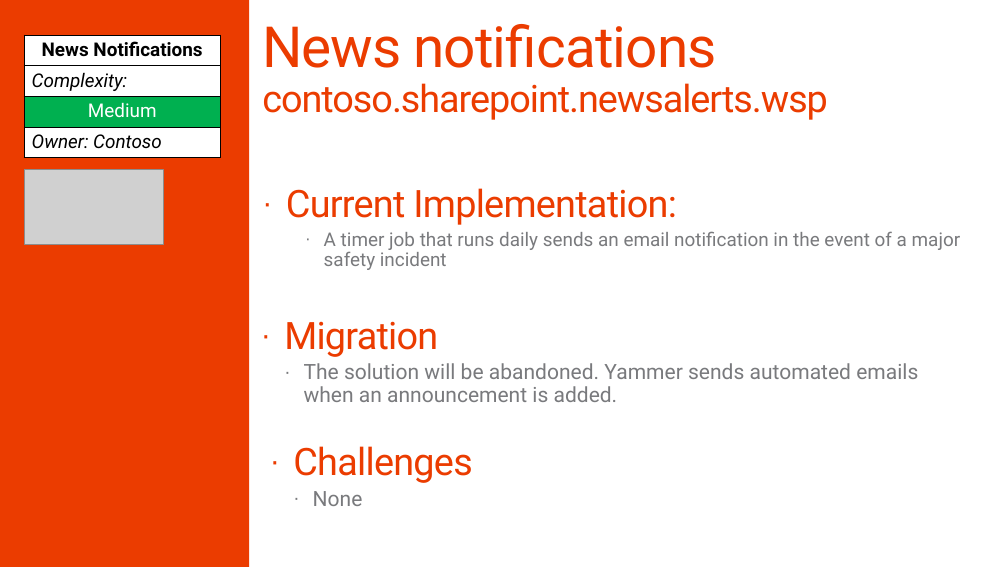
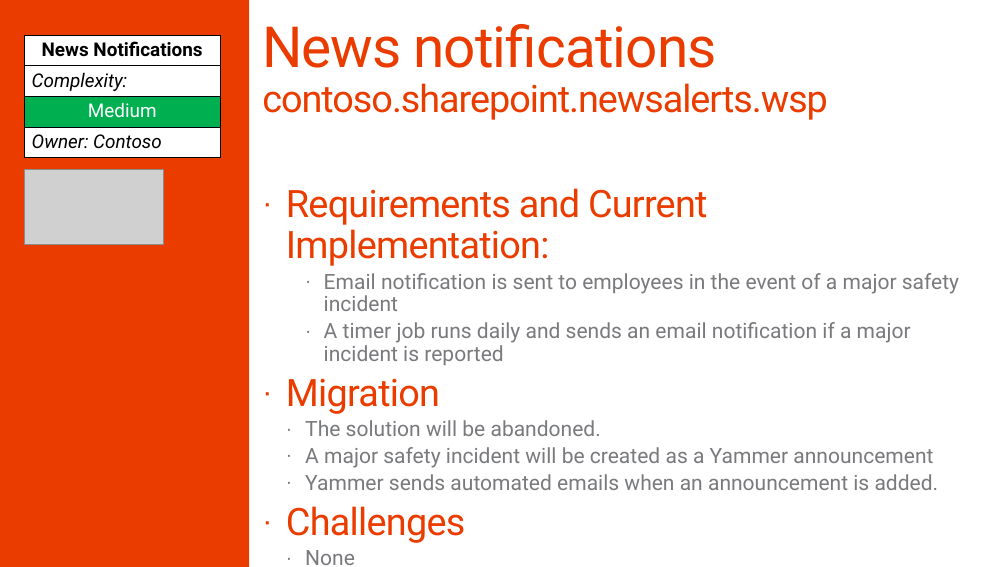
Before and after one commit to SharePoint/PnP-Guidance, a slide deck: slide 27 of PnP Transformation Process/Samples/PnP Transformation - Solution Assessment Report - Contoso.pptx. Drawn at 1008x567 pixels with LibreOffice and Linux fonts; fonts in the diff are those of the drawing; grey boxes stand for pictures; background and template pictures are left out. Boxes give left, top, right and bottom in pixels: in the first picture for what was removed or moved away, otherwise in the second. Text is boxed around its words. In the diff, an @@ line names an element or a change of style, - is before the commit and + after.

```diff
--- a/PnP Transformation Process/Samples/PnP Transformation - Solution Assessment Report - Contoso.pptx
+++ b/PnP Transformation Process/Samples/PnP Transformation - Solution Assessment Report - Contoso.pptx
@@ text at <box>286,188,959,490</box>: text changed; size 18 to 20 pt @@
-· Current Implementation:
-    · A timer job that runs daily sends an email notification in the event of a major safety incident
+· Requirements and Current Implementation:
+    · Email notification is sent to employees in the event of a major safety incident
+    · A timer job runs daily and sends an email notification if a major incident is reported
+· Migration
+  · The solution will be abandoned.
+  · A major safety incident will be created as a Yammer announcement
+  · Yammer sends automated emails when an announcement is added.
+· Challenges
+  · None
@@ text removed at <box>284,321,918,402</box> @@
-· Migration
-  · The solution will be abandoned. Yammer sends automated emails when an announcement is added.
@@ text removed at <box>293,446,472,506</box> @@
-· Challenges
-  · None
```
Also in this commit, not shown: 12 other slides changed, 3 other files.
